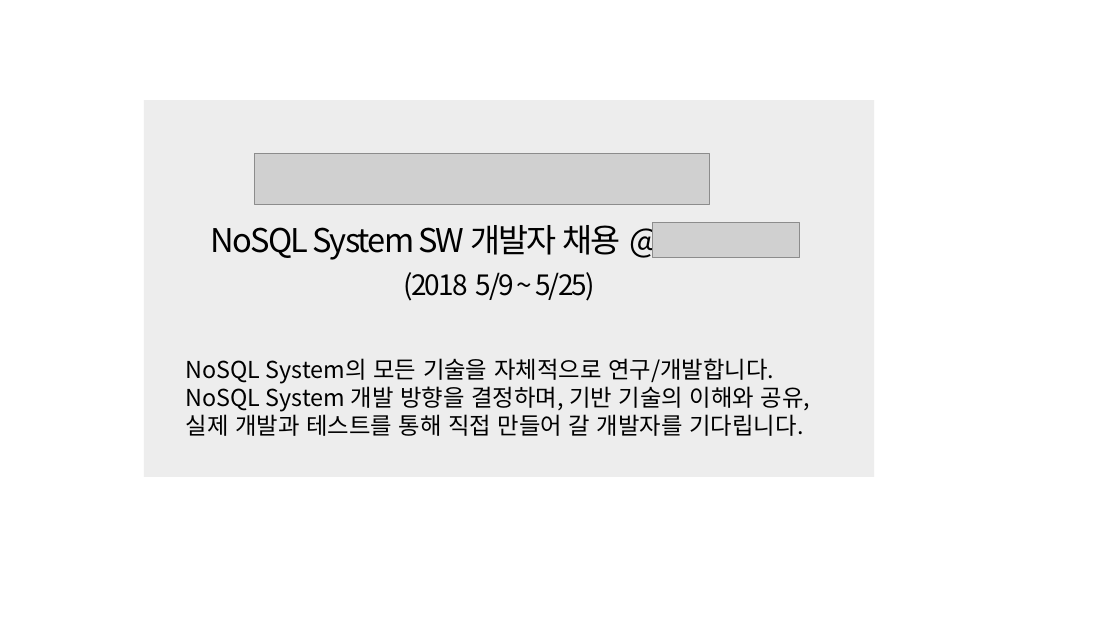
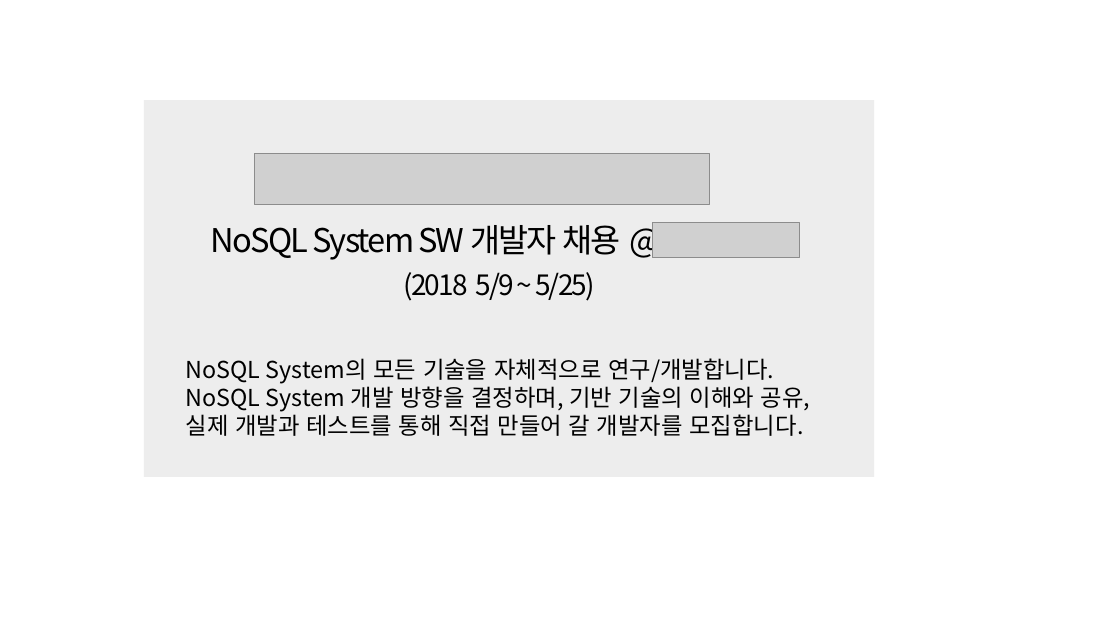
Before and after one commit to jam2in/recruit, a slide deck: slide 1 of images/jam2in-job-posting-images.pptx. Drawn at 1120x630 pixels with LibreOffice and Linux fonts; fonts in the diff are those of the drawing; grey boxes stand for pictures. Boxes give left, top, right and bottom in pixels: in the first picture for what was removed or moved away, otherwise in the second. Text is boxed around its words. In the diff, an @@ line names an element or a change of style, - is before the commit and + after.

```diff
--- a/images/jam2in-job-posting-images.pptx
+++ b/images/jam2in-job-posting-images.pptx
@@ text at (186, 411, 803, 436): text changed @@
-실제 개발과 테스트를 통해 직접 만들어 갈 개발자를 기다립니다.
+실제 개발과 테스트를 통해 직접 만들어 갈 개발자를 모집합니다.
```
